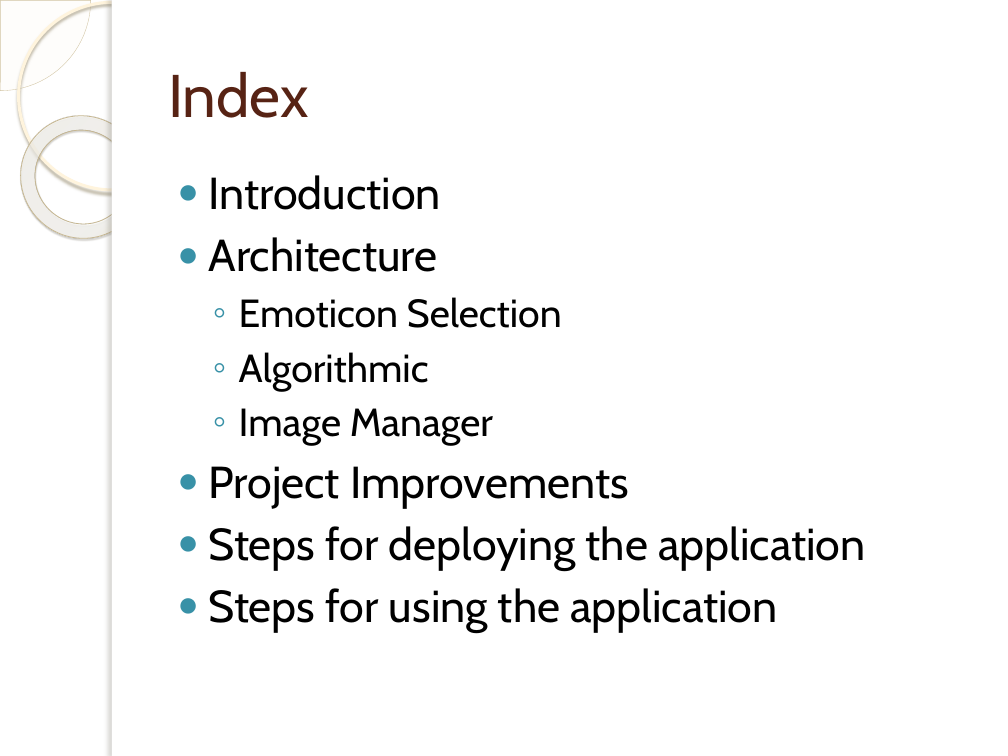
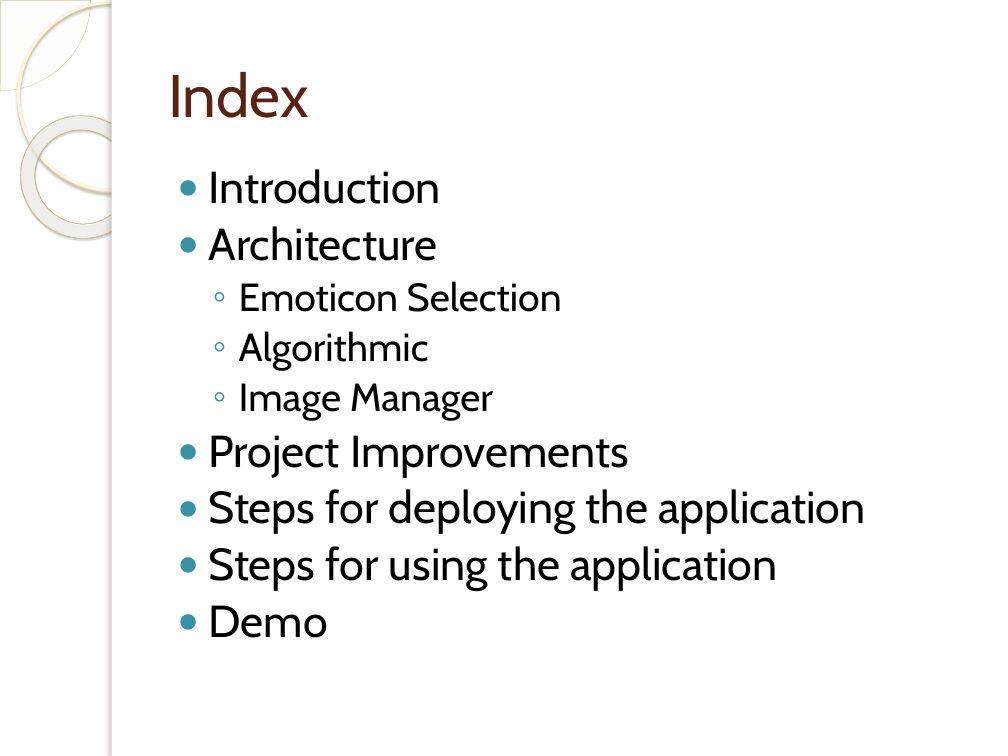
Before and after one commit to desperado1992/ivandroid, a slide deck: slide 2 of Presentacion/doc/EMOTICONIZER.pptx. Drawn at 1008x756 pixels with LibreOffice and Linux fonts; fonts in the diff are those of the drawing; background and template pictures are left out. Boxes give left, top, right and bottom in pixels: in the first picture for what was removed or moved away, otherwise in the second. Text is boxed around its words. In the diff, an @@ line names an element or a change of style, - is before the commit and + after.

```diff
--- a/Presentacion/doc/EMOTICONIZER.pptx
+++ b/Presentacion/doc/EMOTICONIZER.pptx
@@ text at (209, 169, 865, 591): line spacing 1 to 0.9 @@
@@ text at (209, 605, 328, 638): paragraph added @@
+● Demo
```
Also in this commit, not shown: 5 other slides changed, 4 slides added, 1 slide removed.
